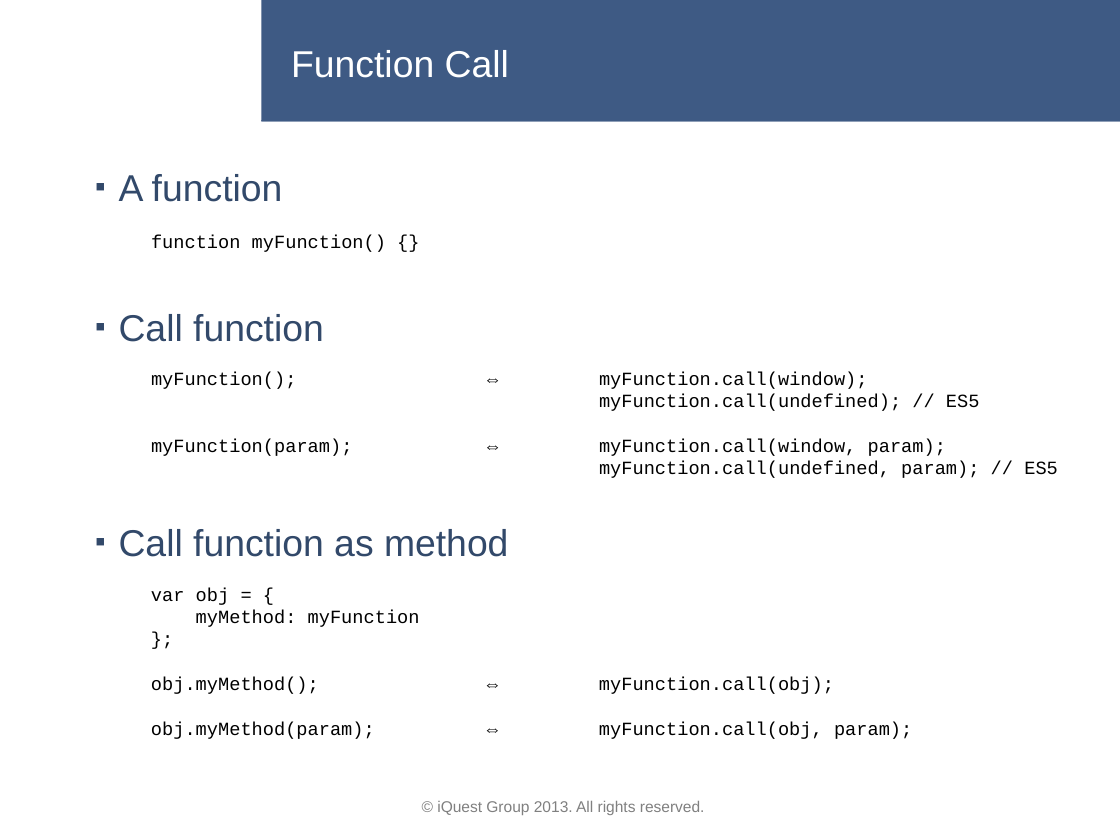
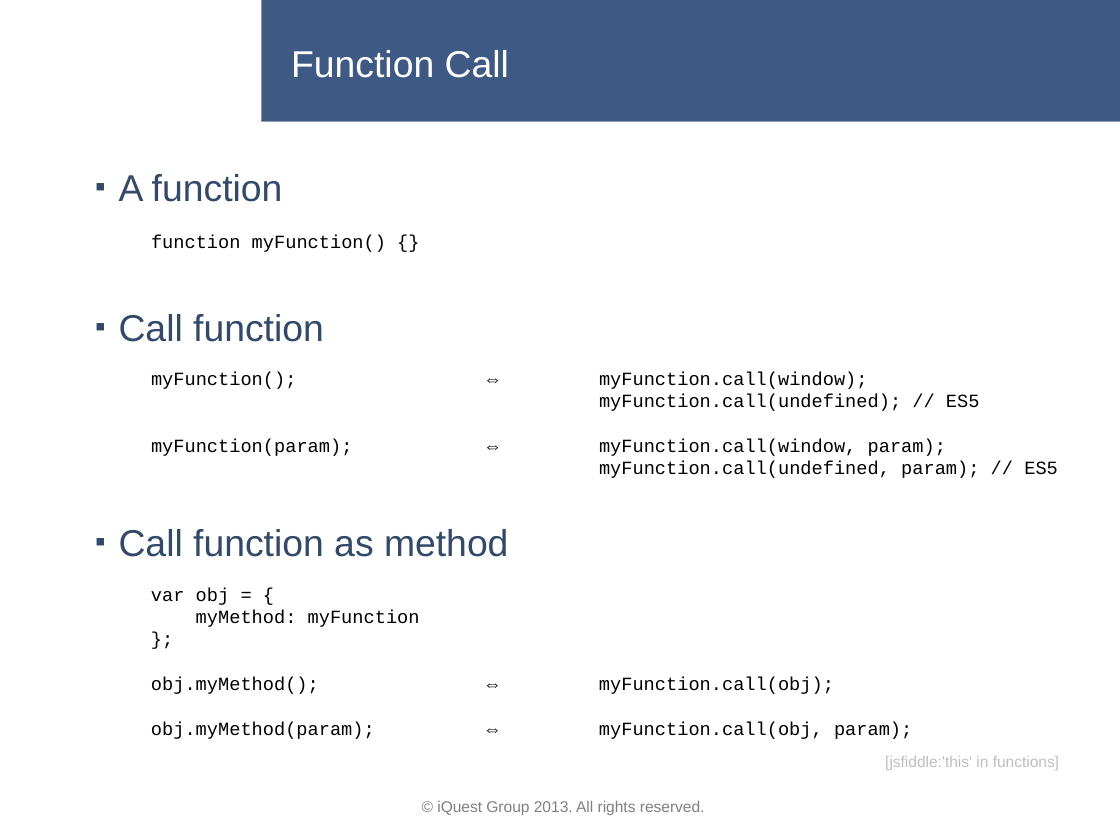
Before and after one commit to lastunicorn/BioCalcJs, a slide deck: slide 9 of doc/BioCalc Presentation.pptx. Drawn at 1120x840 pixels with LibreOffice and Linux fonts; fonts in the diff are those of the drawing; background and template pictures are left out. Boxes give left, top, right and bottom in pixels: in the first picture for what was removed or moved away, otherwise in the second. Text is boxed around its words. In the diff, an @@ line names an element or a change of style, - is before the commit and + after.

```diff
--- a/doc/BioCalc Presentation.pptx
+++ b/doc/BioCalc Presentation.pptx
@@ text added at (885, 756, 1059, 770), 10 pt, text #BFBFBF @@
+[jsfiddle:'this' in functions]
```
Also in this commit, not shown: 3 other slides changed.
